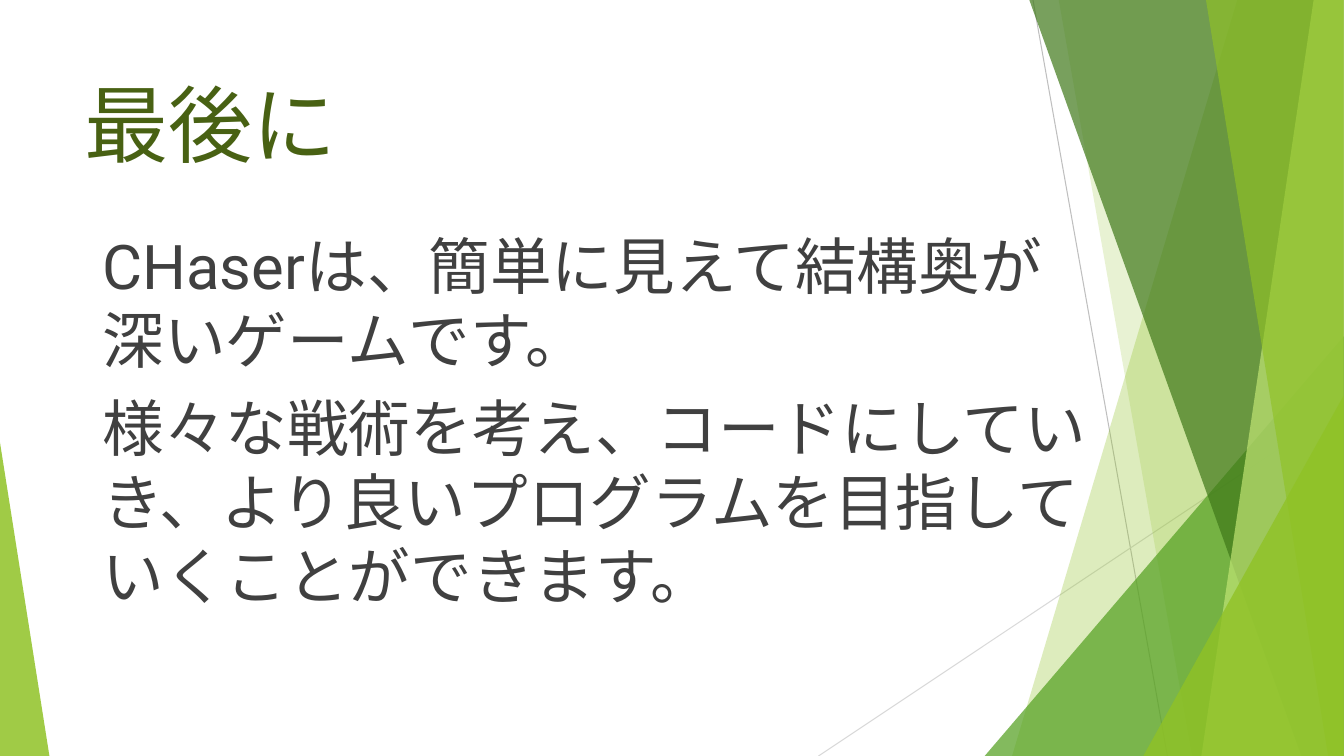
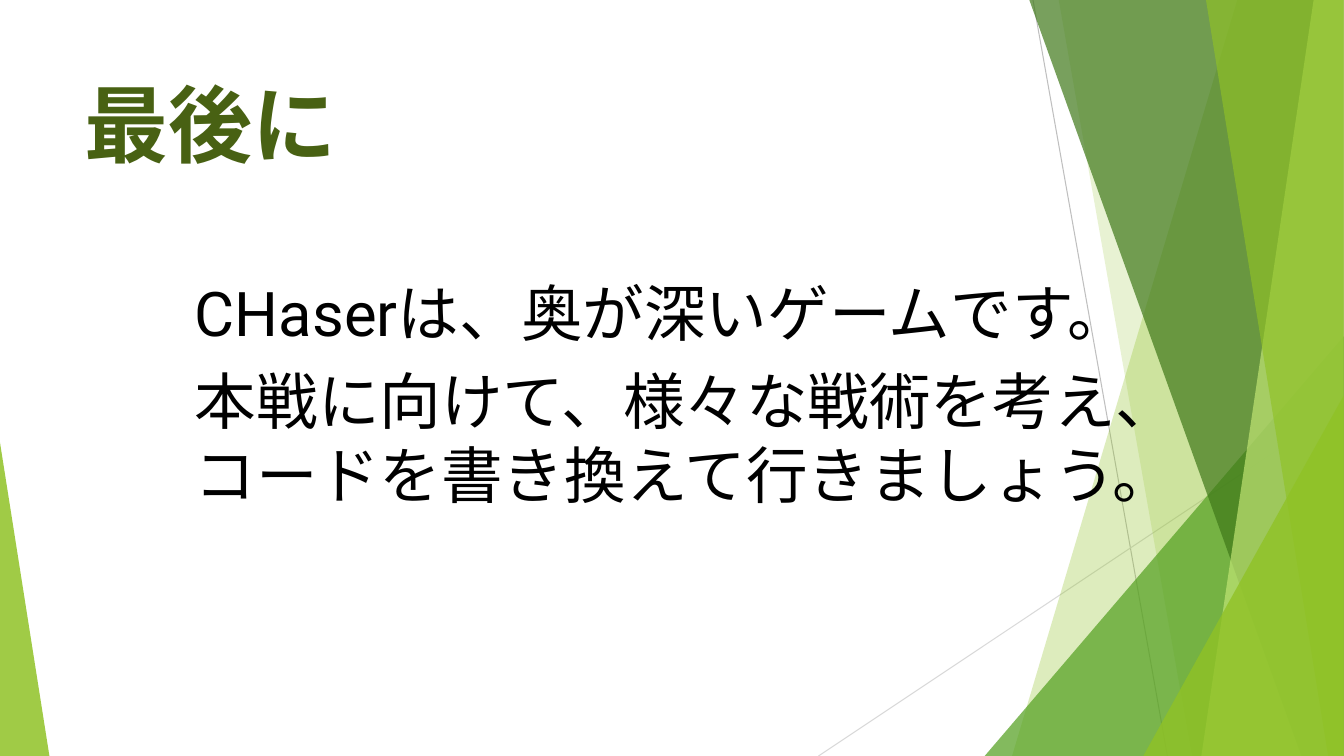
Before and after one commit to noko1024/ChaserDoc, a slide deck: slide 22 of New_U-16.pptx. Drawn at 1344x756 pixels with LibreOffice and Linux fonts; fonts in the diff are those of the drawing. Boxes give left, top, right and bottom in pixels: in the first picture for what was removed or moved away, otherwise in the second. Text is boxed around its words. In the diff, an @@ line names an element or a change of style, - is before the commit and + after.

Commit message:
New_U-16.pptx
fix 2018.07.06

```diff
--- a/New_U-16.pptx
+++ b/New_U-16.pptx
@@ title "最後に" at [85, 84, 337, 164]: bold on @@
@@ text at [195, 280, 1177, 514]: text changed; text colour #404040 to #000000 @@
-CHaserは、簡単に見えて結構奥が深いゲームです。
-様々な戦術を考え、コードにしていき、より良いプログラムを目指していくことができます。
+CHaserは、奥が深いゲームです。
+本戦に向けて、様々な戦術を考え、コードを書き換えて行きましょう。
```
Also in this commit, not shown: 11 other slides changed.
